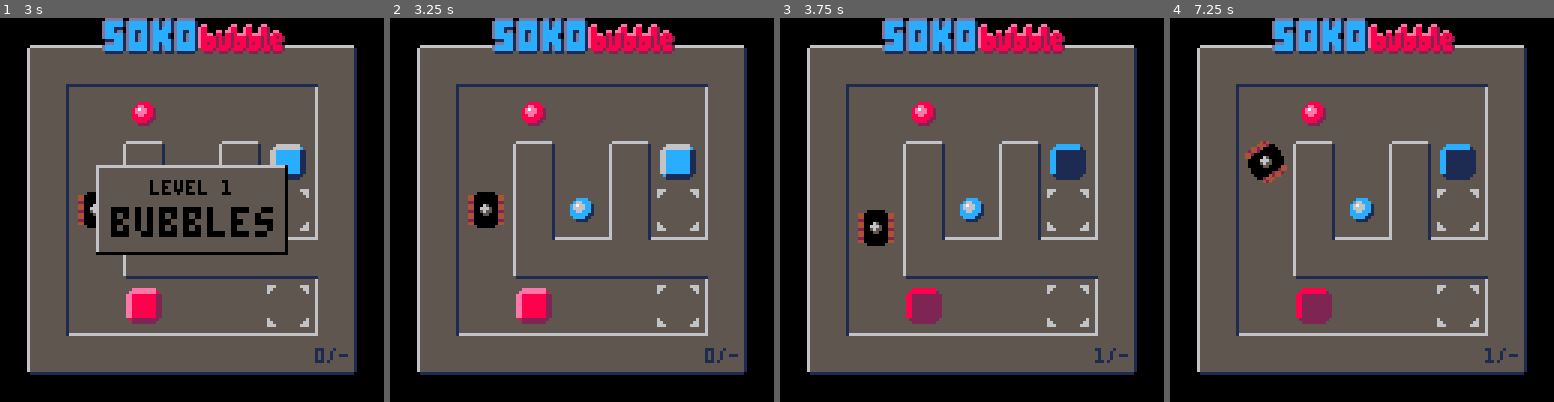
Above: before the commit, frames 1-4 (left to right).
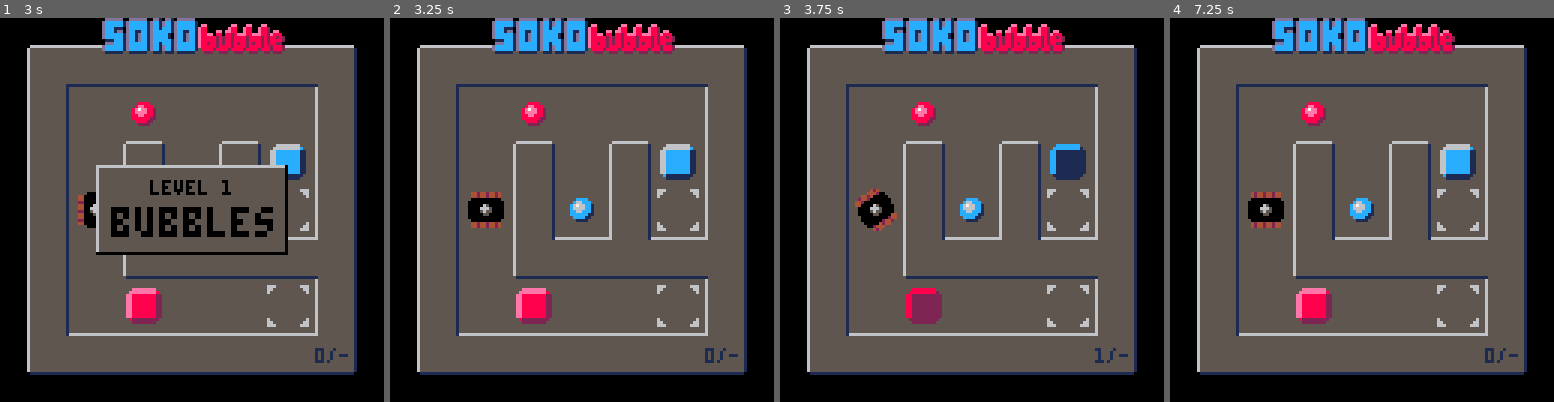
Above: after the commit, the same moments.

Repository: erwinbonsma/SokoBubbleP8
Game: PICO-8 cartridge sokobubble.p8
Same seed, same stepped clock (60 frames per second), same inputs: the game is played once before the commit and once after it.
Inputs:
- Up to frame 1 (3 s): tap X (X key) at 0.33, 1.07, 1.85, 2.97 s; tap O (Z key) at 0.7, 1.7, 2.1, 2.5, 2.9 s; hold Right 1.6-2.1 s; hold Up 2.15-2.42 s; hold Right from 2.47 s (still down)
- Up to frame 2 (3.25 s): release Right at 3.03 s; hold Left from 3.08 s (still down)
- Up to frame 3 (3.75 s): tap O (Z key) at 3.3, 3.7 s; release Left at 3.58 s; hold Down from 3.63 s (still down)
- Up to frame 4 (7.25 s): release Down at 3.97 s; hold Right 4.02-4.68 s; tap X (X key) at 4.08, 5.2, 6.32 s; tap O (Z key) every 0.4 s from 4.1 to 6.9 s; hold Up 4.73-5.03 s; hold Left 5.08-5.68 s; hold Down 5.73-6.03 s; hold Right 6.08-6.58 s; hold Right 6.63-7.13 s; hold Up from 7.18 s (still down)

Frame 1 is identical in both runs. In frame 2, 0.4% of the frame differs, in the area x 20-30%, y 45-55%; in frame 3, 1.0%; in frame 4, 2.8%, in the area x 19-85%, y 32-90%.

Commit message:
Improve player control while holding button down
Let a push go smoothly (without any mid-push retreats).
Also distinguish button press from button hold.
The former schedules a hard request.
The latter short-lived request which expires if the player just
started a move. This ensures that a slow button release does not
cause the player to move a unit too far.

Diff:
--- a/sokobubble.p8
+++ b/sokobubble.p8
@@ -310,6 +310,14 @@
  end
 end
 
+function shallow_copy(t)
+ local t2={}
+ for k,v in pairs(t) do
+  t2[k]=v
+ end
+ return t2
+end
+
 function printbig(s,x0,y0,c)
  print(s,x0,y0,c)
  for y=4,0,-1 do
@@ -865,7 +873,10 @@
   and plyr.movq.rot==plyr.rot
  ) then
   --continue into next move
-  plyr:_start_queued_move(_game)
+  plyr:_start_move(
+   plyr.movq,_game
+  )
+  plyr.movq=nil
   yield() --allow anim swap
  else
   --retreat after placing box
@@ -975,13 +986,9 @@
  return mov
 end
 
-function player:_start_queued_move(
- game
+function player:_start_move(
+ mov,game
 )
- assert(self.movq!=nil)
- local mov=self.movq
- self.movq=nil
-
  mov.push_box=box_at(
   mov.dst_x,mov.dst_y,game
  )
@@ -1055,22 +1062,43 @@
  return true
 end
 
+_btn_mov_lookup={
+ [➡️]={rot=90,dx=1,dy=0},
+ [⬅️]={rot=270,dx=-1,dy=0},
+ [⬆️]={rot=0,dx=0,dy=-1},
+ [⬇️]={rot=180,dx=0,dy=1}
+}
+
 function player:update(game)
  --allow player to queue a move
- local req_mov=nil
- if btnp(➡️) then
-  req_mov={rot=90,dx=1,dy=0}
- elseif btnp(⬅️) then
-  req_mov={rot=270,dx=-1,dy=0}
- elseif btnp(⬆️) then
-  req_mov={rot=0,dx=0,dy=-1}
- elseif btnp(⬇️) then
-  req_mov={rot=180,dx=0,dy=1}
- end
- if req_mov!=nil then
-  self.movq=self:_check_move(
-   req_mov,game
+ local softmovq=false
+ for b,mov in pairs(
+  _btn_mov_lookup
+ ) do
+  if (
+   btnp(b) or (btn(b) and (
+    self.movq==nil
+    or self.movq_expiry<=2
+   ))
   )
+  then
+   --queue move
+   self.movq=self:_check_move(
+    shallow_copy(mov),game
+   )
+
+   --button hold only queues
+   --a short-lived move request
+   --to prevent that the player
+   --moves a unit too far. it
+   --still needs to persist an
+   --entire update cycle so
+   --that it is visible to an
+   --ongoing push animation
+   self.movq_expiry=(
+    btnp(b) and 99 or 2
+   )
+  end
  end
 
  --handle level retry
@@ -1097,11 +1125,20 @@
   self.retry_cnt=0
  end
 
- if (
-  self.movq!=nil
-  and self.mov==nil
- ) then
-  self:_start_queued_move(game)
+ if self.movq then
+  if self.mov==nil then
+   self:_start_move(
+    self.movq,game
+   )
+   self.movq=nil
+  else
+   self.movq_expiry-=1
+   if self.movq_expiry<=0 then
+    --remove short-lived move
+    --request
+    self.movq=nil
+   end
+  end
  end
 
  if self.tgt_rot then
@@ -1429,6 +1466,10 @@
  _levelmenu=levelmenu:new()
  _stats=stats:new()
  _statsview=statsview:new()
+
+ --disable btnp auto-repeat
+ --to use custom hold logic
+ poke(0x5f5c,255)
 
  scene=_title
  --start_level(19)
